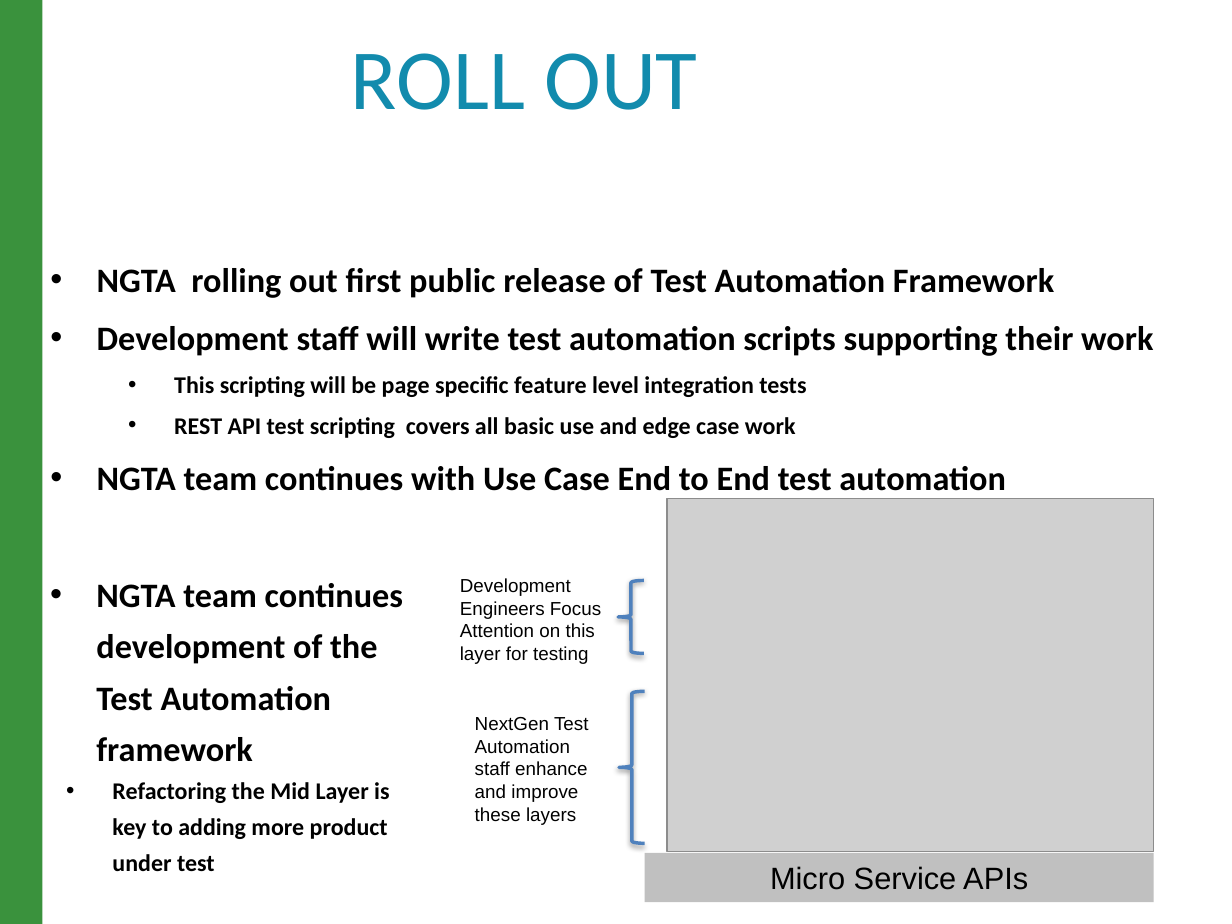
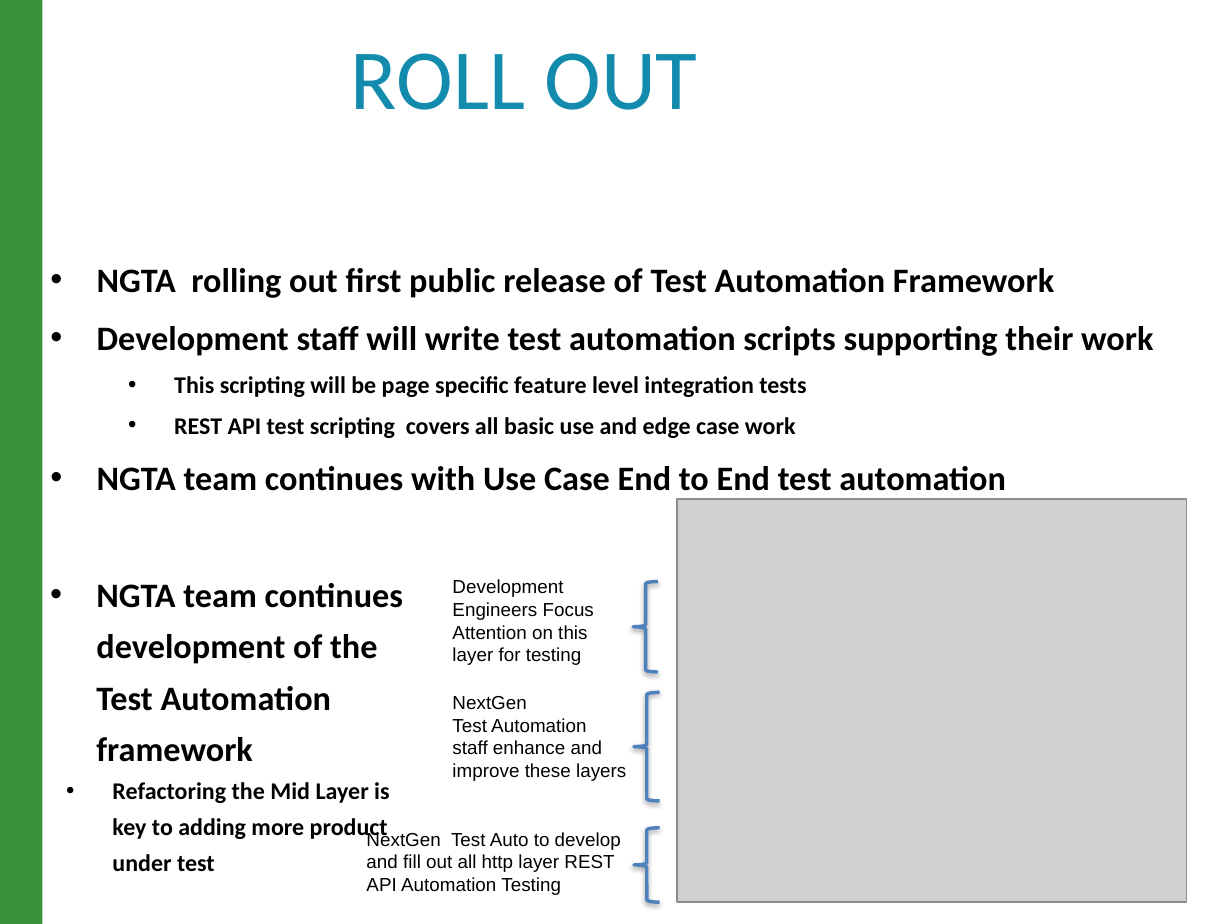
Before and after one commit to raghav9329/mainProf, a slide deck: slide 14 of CurrentWork_Delta/CX_StrategyPowerPoint.pptx. Drawn at 1232x924 pixels with LibreOffice and Linux fonts; fonts in the diff are those of the drawing; grey boxes stand for pictures. Boxes give left, top, right and bottom in pixels: in the first picture for what was removed or moved away, otherwise in the second. Text is boxed around its words. In the diff, an @@ line names an element or a change of style, - is before the commit and + after.

```diff
--- a/CurrentWork_Delta/CX_StrategyPowerPoint.pptx
+++ b/CurrentWork_Delta/CX_StrategyPowerPoint.pptx
@@ picture resized from (x1=667, y1=499, x2=1153, y2=853) to (x1=676, y1=499, x2=1186, y2=902) @@
@@ text "Development Engineers Focus Attention on ..." moved from (x1=460, y1=578, x2=601, y2=664) to (x1=452, y1=579, x2=594, y2=665) @@
@@ left brace resized from (x1=618, y1=580, x2=644, y2=653) to (x1=633, y1=582, x2=658, y2=671) @@
@@ text at (x1=452, y1=696, x2=626, y2=781): text changed @@
-NextGen Test Automation staff enhance and improve these layers
+NextGen
+Test Automation staff enhance and improve these layers
@@ left brace resized from (x1=618, y1=691, x2=644, y2=843) to (x1=634, y1=692, x2=660, y2=801) @@
@@ text added at (x1=366, y1=831, x2=621, y2=895), 11 pt, text #000000 @@
+NextGen Test Auto to develop and fill out all http layer REST API Automation Testing
@@ left brace added at (x1=634, y1=828, x2=660, y2=902), outline #4F81BD 2 pt @@
@@ rectangle removed at (x1=644, y1=853, x2=1153, y2=902) @@
-Micro Service APIs
```
Also in this commit, not shown: 2 other slides changed, 1 slide added, 1 slide removed, 5 other files.
